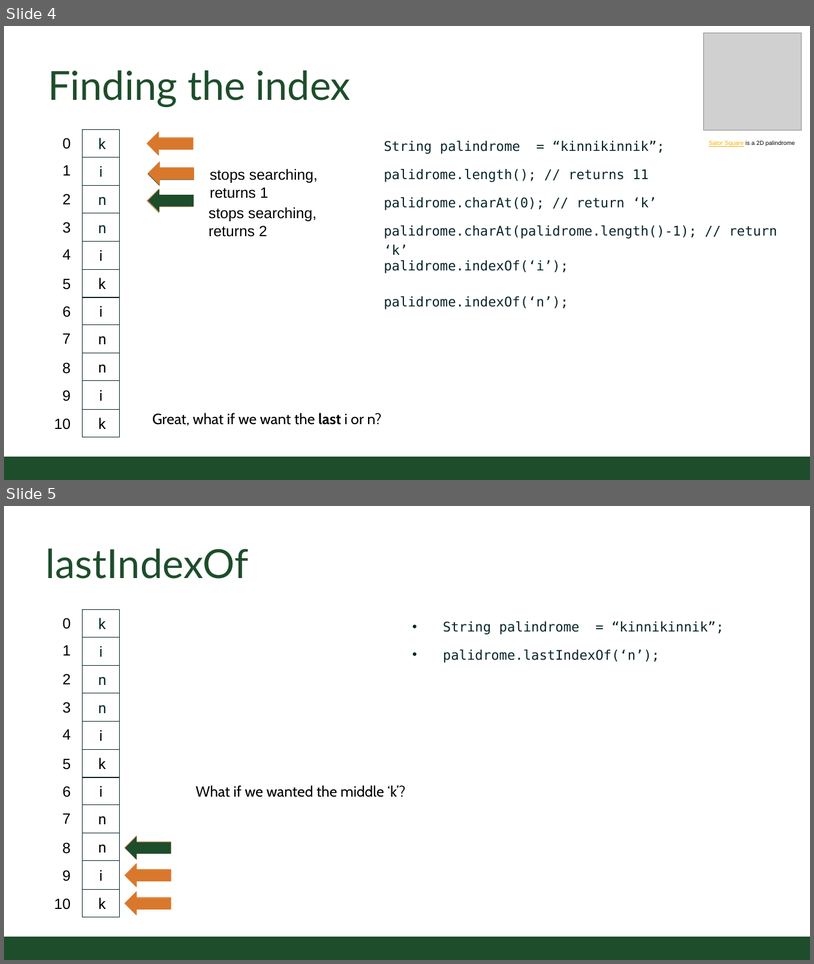
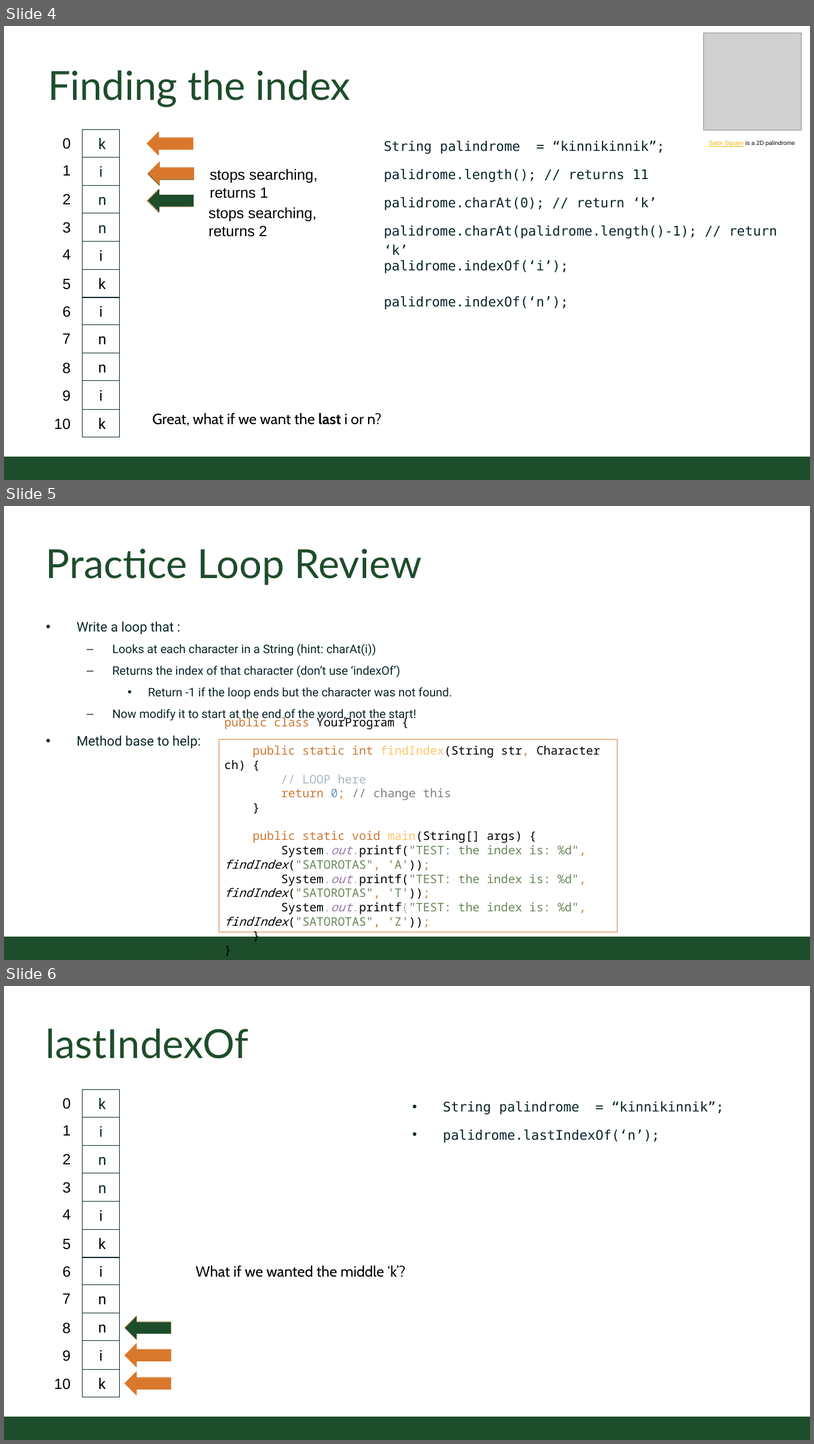
Before and after one commit to CSU-CompSci-CS163-4/Handouts, a slide deck: slides/On-Campus/05_03_StringManipulation.pptx. Shown one above the other, each under a label of ours: slides 4 and 5 before the commit, slides 4, 5 and 6 after it. The pictures are 814x964 and 814x1444 pixels, drawn with LibreOffice and Linux fonts; fonts in the diff are those of the drawing; grey boxes stand for pictures; background and template pictures are left out. Boxes give left, top, right and bottom in pixels: in the first picture for what was removed or moved away, otherwise in the second. Text is boxed around its words. In the diff, an @@ line names an element or a change of style, - is before the commit and + after.

Commit message:
updated with some code practice

```diff
--- a/slides/On-Campus/05_03_StringManipulation.pptx
+++ b/slides/On-Campus/05_03_StringManipulation.pptx
@@ slide 5 added at [4, 506, 810, 960], background #FFFFFF; not listed: 1 template element that a slide beside it also shows @@
@@ title added at [46, 549, 422, 585], 54 pt, text #1E4D2B @@
+Practice Loop Review
@@ text added at [77, 621, 452, 748], 16 pt, text #092529 @@
+• Write a loop that :
+  – Looks at each character in a String (hint: charAt(i))
+  – Returns the index of that character (don’t use ‘indexOf’)
+    • Return -1 if the loop ends but the character was not found.
+  – Now modify it to start at the end of the word, not the start!
+• Method base to help:
@@ rectangle added at [219, 739, 618, 931], fill #FFFFFF, outline #D9782C 0.75 pt, 16 pt, text #000000 @@
+public class YourProgram {
+public static int findIndex(String str, Character ch) {
+// LOOP here
+return 0; // change this
+}
+public static void main(String[] args) {
+System.out.printf("TEST: the index is: %d", findIndex("SATOROTAS", 'A'));
+System.out.printf("TEST: the index is: %d", findIndex("SATOROTAS", 'T'));
+System.out.printf("TEST: the index is: %d", findIndex("SATOROTAS", 'Z'));
+}
+}
@@ what was slide 5 is now slide 6 @@
```
Also in this commit, not shown: 3 other slides added, 1 other file.
